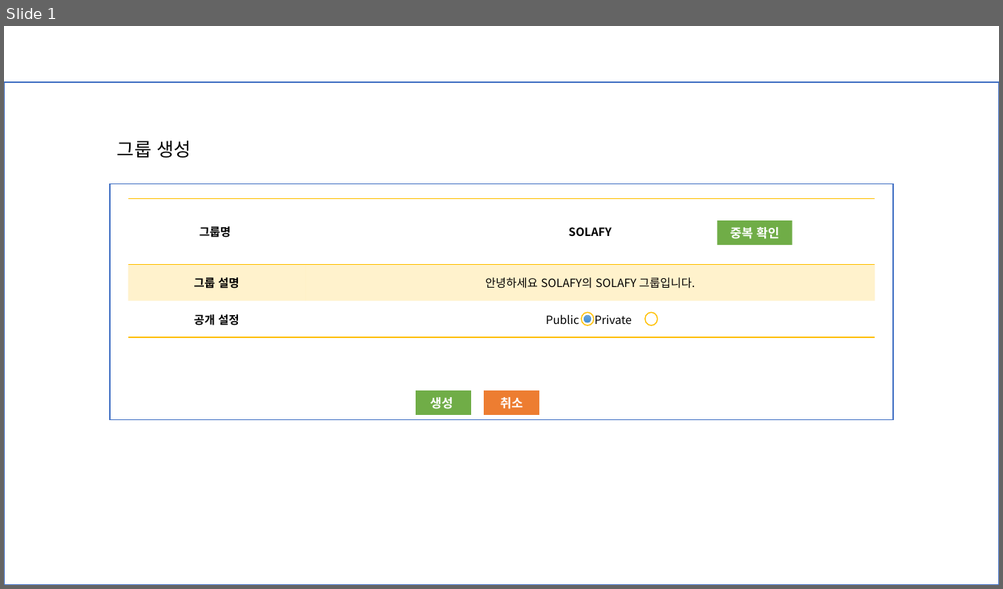
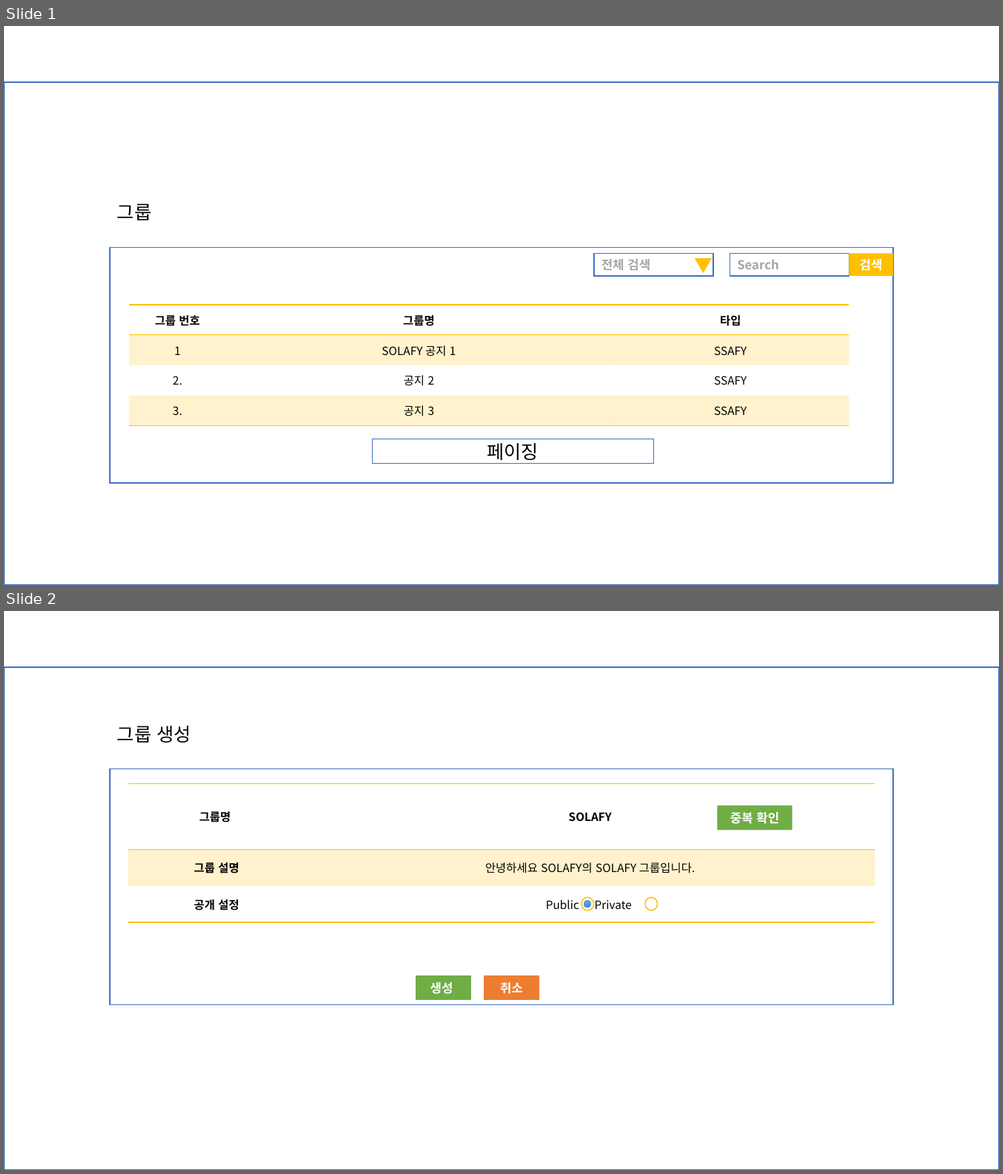
Before and after one commit to upswp/SOLAFY_1.0.0, a slide deck: projectProgressStatus/설계/UI/그룹/UI_그룹_윤기현_1.0.0.pptx. Shown one above the other, each under a label of ours: slide 1 before the commit, slides 1 and 2 after it. The pictures are 1003x589 and 1003x1174 pixels, drawn with LibreOffice and Linux fonts; fonts in the diff are those of the drawing. Boxes give left, top, right and bottom in pixels: in the first picture for what was removed or moved away, otherwise in the second. Text is boxed around its words. In the diff, an @@ line names an element or a change of style, - is before the commit and + after.

```diff
--- a/projectProgressStatus/설계/UI/그룹/UI_그룹_윤기현_1.0.0.pptx
+++ b/projectProgressStatus/설계/UI/그룹/UI_그룹_윤기현_1.0.0.pptx
@@ slide 1 added at bbox=[4, 26, 999, 585], background #FFFFFF; not listed: 1 template element that a slide beside it also shows @@
@@ text added at bbox=[117, 204, 151, 221], 18 pt, text #000000 @@
+그룹
@@ rectangle added at bbox=[110, 247, 893, 420], fill #FFFFFF, outline #4472C4 1 pt, 14 pt, text #000000 @@
+문제집 번호 | 분류 | 글 제목 | 작성자 | 작성 시간
@@ rectangle added at bbox=[110, 247, 893, 483], fill #FFFFFF, outline #4472C4 1 pt @@
@@ rectangle added at bbox=[595, 254, 714, 276], fill #FFFFFF, outline #4472C4 1 pt, 12 pt, text #A6A6A6, bold @@
+전체 검색
@@ triangle added at bbox=[695, 259, 712, 274], fill #FFC000 @@
@@ rectangle added at bbox=[730, 254, 849, 276], fill #FFFFFF, outline #4472C4 1 pt, 12 pt, text #A6A6A6, bold @@
+Search
@@ rectangle added at bbox=[848, 254, 893, 276], fill #70AD47, outline #538035 1 pt, 12 pt, text #000000, bold @@
+검색
@@ rectangle added at bbox=[848, 254, 893, 276], fill #FFC000, 12 pt, text #FFFFFF, bold @@
+검색
@@ table added at bbox=[129, 305, 849, 426], 4 rows, 3 columns @@
+그룹 번호 | 그룹명 | 타입
+1 | SOLAFY 공지 1 | SSAFY
+2. | 공지 2 | SSAFY
+3. | 공지 3 | SSAFY
@@ rectangle added at bbox=[372, 440, 653, 464], fill #FFFFFF, outline #4472C4 1 pt, 18 pt, text #000000 @@
+페이징
@@ what was slide 1 is now slide 2 @@
```
Also in this commit, not shown: 4 other files.
